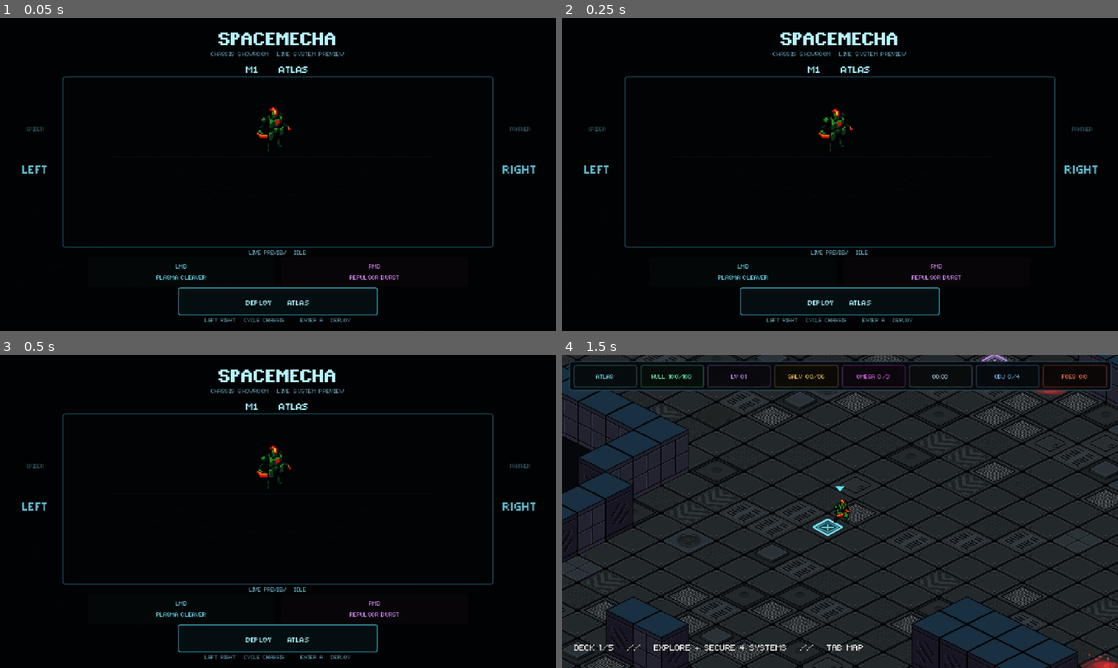
Above: before the commit, frames 1-4 (two rows, left to right).
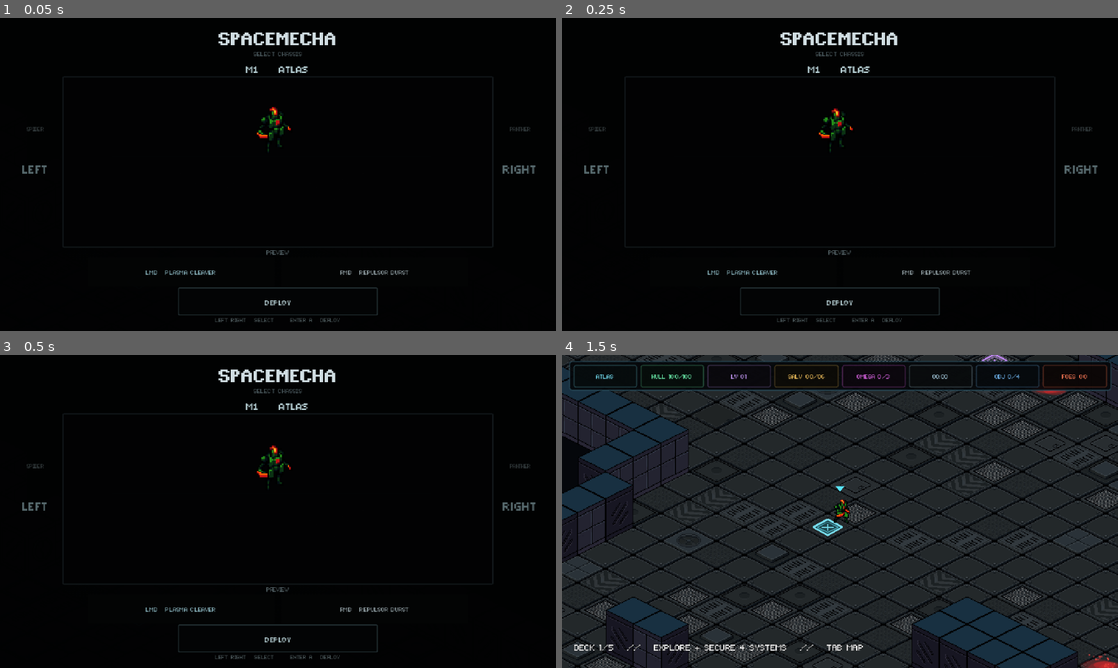
Above: after the commit, the same moments.

Repository: Tekknobot/spacehaul
Game: Godot game, scene res://Scenes/main.tscn
The game is run twice, just before and just after one commit, with the same random seed, the same clock (stepped at 60 frames per second) and the same inputs.
Inputs (mouse positions are in pixels of both pictures, inside the frame that each line leads up to):
- Up to frame 1 (0.05 s): no input
- Up to frame 2 (0.25 s): no input
- Up to frame 3 (0.5 s): no input
- Up to frame 4 (1.5 s): click "DEPLOY ATLAS" (after the commit: "DEPLOY") at 0.5 s; tap Enter at 1.25 s; move the mouse to (962, 495) at 1.27 s; hold D (move_right) from 1.28 s (still down); hold Shift (run) from 1.28 s (still down); click (962, 495) at 1.42 s

The runs differ from the first frame. In frame 1, 2.6% of the frame differs, in the area x 4-97%, y 4-98%; in frame 2, 2.6%; in frame 3, 2.6%; in frame 4, nothing differs.

Commit message:
Minimal menu UI redesign.

Diff:
--- a/Scripts/test_world.gd
+++ b/Scripts/test_world.gd
@@ -396,7 +396,7 @@
 	_mecha_select_overlay = ColorRect.new()
 	_mecha_select_overlay.name = "MechaShowroom"
 	_mecha_select_overlay.set_anchors_and_offsets_preset(Control.PRESET_FULL_RECT)
-	_mecha_select_overlay.color = Color(0.004, 0.008, 0.014, 0.985)
+	_mecha_select_overlay.color = Color(0.006, 0.008, 0.010, 0.99)
 	_mecha_select_overlay.mouse_filter = Control.MOUSE_FILTER_STOP
 	_mecha_select_overlay.process_mode = Node.PROCESS_MODE_ALWAYS
 	_mecha_select_overlay.z_index = 2000
@@ -420,22 +420,22 @@
 	title.horizontal_alignment = HORIZONTAL_ALIGNMENT_CENTER
 	title.add_theme_font_override("font", load("res://Fonts/mago3.ttf") as Font)
 	title.add_theme_font_size_override("font_size", 32)
-	title.add_theme_color_override("font_color", Color(0.72, 0.96, 1.0, 1.0))
+	title.add_theme_color_override("font_color", Color(0.82, 0.87, 0.89, 1.0))
 	root_box.add_child(title)
 
 	var subtitle := Label.new()
-	subtitle.text = "CHASSIS SHOWROOM   LIVE SYSTEM PREVIEW"
+	subtitle.text = "SELECT CHASSIS"
 	subtitle.horizontal_alignment = HORIZONTAL_ALIGNMENT_CENTER
 	subtitle.add_theme_font_override("font", load("res://Fonts/mago1.ttf") as Font)
 	subtitle.add_theme_font_size_override("font_size", 11)
-	subtitle.add_theme_color_override("font_color", Color(0.38, 0.59, 0.66, 1.0))
+	subtitle.add_theme_color_override("font_color", Color(0.31, 0.37, 0.39, 1.0))
 	root_box.add_child(subtitle)
 
 	_mecha_select_name = Label.new()
 	_mecha_select_name.horizontal_alignment = HORIZONTAL_ALIGNMENT_CENTER
 	_mecha_select_name.add_theme_font_override("font", load("res://Fonts/mago2.ttf") as Font)
 	_mecha_select_name.add_theme_font_size_override("font_size", 24)
-	_mecha_select_name.add_theme_color_override("font_color", Color(0.65, 0.96, 1.0, 1.0))
+	_mecha_select_name.add_theme_color_override("font_color", Color(0.72, 0.82, 0.84, 1.0))
 	root_box.add_child(_mecha_select_name)
 
 	var nav_row := HBoxContainer.new()
@@ -453,7 +453,7 @@
 	_mecha_select_prev_label.horizontal_alignment = HORIZONTAL_ALIGNMENT_CENTER
 	_mecha_select_prev_label.add_theme_font_override("font", load("res://Fonts/mago1.ttf") as Font)
 	_mecha_select_prev_label.add_theme_font_size_override("font_size", 9)
-	_mecha_select_prev_label.add_theme_color_override("font_color", Color(0.27, 0.45, 0.51, 0.78))
+	_mecha_select_prev_label.add_theme_color_override("font_color", Color(0.30, 0.35, 0.36, 0.74))
 	left_stack.add_child(_mecha_select_prev_label)
 
 	var left_button := _make_showroom_arrow_button("LEFT")
@@ -464,16 +464,16 @@
 	preview_panel.custom_minimum_size = Vector2(480.0, 146.0)
 	preview_panel.size_flags_horizontal = Control.SIZE_EXPAND_FILL
 	var preview_style := StyleBoxFlat.new()
-	preview_style.bg_color = Color(0.006, 0.014, 0.022, 0.96)
+	preview_style.bg_color = Color(0.007, 0.009, 0.011, 0.96)
 	preview_style.border_width_left = 1
 	preview_style.border_width_top = 1
 	preview_style.border_width_right = 1
 	preview_style.border_width_bottom = 1
-	preview_style.border_color = Color(0.12, 0.38, 0.46, 0.86)
-	preview_style.corner_radius_top_left = 3
-	preview_style.corner_radius_top_right = 3
-	preview_style.corner_radius_bottom_left = 3
-	preview_style.corner_radius_bottom_right = 3
+	preview_style.border_color = Color(0.15, 0.20, 0.22, 0.58)
+	preview_style.corner_radius_top_left = 1
+	preview_style.corner_radius_top_right = 1
+	preview_style.corner_radius_bottom_left = 1
+	preview_style.corner_radius_bottom_right = 1
 	preview_panel.add_theme_stylebox_override("panel", preview_style)
 	nav_row.add_child(preview_panel)
 
@@ -514,7 +514,7 @@
 	_mecha_select_next_label.horizontal_alignment = HORIZONTAL_ALIGNMENT_CENTER
 	_mecha_select_next_label.add_theme_font_override("font", load("res://Fonts/mago1.ttf") as Font)
 	_mecha_select_next_label.add_theme_font_size_override("font_size", 9)
-	_mecha_select_next_label.add_theme_color_override("font_color", Color(0.27, 0.45, 0.51, 0.78))
+	_mecha_select_next_label.add_theme_color_override("font_color", Color(0.30, 0.35, 0.36, 0.74))
 	right_stack.add_child(_mecha_select_next_label)
 
 	var right_button := _make_showroom_arrow_button("RIGHT")
@@ -525,15 +525,15 @@
 	_showroom_demo_label.horizontal_alignment = HORIZONTAL_ALIGNMENT_CENTER
 	_showroom_demo_label.add_theme_font_override("font", load("res://Fonts/mago1.ttf") as Font)
 	_showroom_demo_label.add_theme_font_size_override("font_size", 10)
-	_showroom_demo_label.add_theme_color_override("font_color", Color(0.50, 0.75, 0.82, 1.0))
+	_showroom_demo_label.add_theme_color_override("font_color", Color(0.36, 0.42, 0.44, 1.0))
 	root_box.add_child(_showroom_demo_label)
 
 	var ability_row := HBoxContainer.new()
 	ability_row.add_theme_constant_override("separation", 8)
 	ability_row.alignment = BoxContainer.ALIGNMENT_CENTER
 	root_box.add_child(ability_row)
-	_mecha_select_primary = _make_showroom_ability_cell(ability_row, Color(0.45, 0.92, 1.0, 1.0))
-	_mecha_select_secondary = _make_showroom_ability_cell(ability_row, Color(0.88, 0.58, 1.0, 1.0))
+	_mecha_select_primary = _make_showroom_ability_cell(ability_row, Color(0.58, 0.76, 0.80, 1.0))
+	_mecha_select_secondary = _make_showroom_ability_cell(ability_row, Color(0.62, 0.68, 0.70, 1.0))
 
 	_mecha_select_deploy = Button.new()
 	_mecha_select_deploy.custom_minimum_size = Vector2(230.0, 32.0)
@@ -541,24 +541,24 @@
 	_mecha_select_deploy.focus_mode = Control.FOCUS_NONE
 	_mecha_select_deploy.add_theme_font_override("font", load("res://Fonts/mago2.ttf") as Font)
 	_mecha_select_deploy.add_theme_font_size_override("font_size", 18)
-	_mecha_select_deploy.add_theme_color_override("font_color", Color(0.68, 0.98, 1.0, 1.0))
-	_mecha_select_deploy.add_theme_color_override("font_hover_color", Color(0.90, 1.0, 1.0, 1.0))
+	_mecha_select_deploy.add_theme_color_override("font_color", Color(0.72, 0.82, 0.84, 1.0))
+	_mecha_select_deploy.add_theme_color_override("font_hover_color", Color(0.88, 0.94, 0.95, 1.0))
 	_mecha_select_deploy.add_theme_stylebox_override("focus", StyleBoxEmpty.new())
 	var deploy_style := StyleBoxFlat.new()
-	deploy_style.bg_color = Color(0.018, 0.055, 0.067, 0.98)
+	deploy_style.bg_color = Color(0.014, 0.018, 0.020, 0.94)
 	deploy_style.border_width_left = 1
 	deploy_style.border_width_top = 1
 	deploy_style.border_width_right = 1
 	deploy_style.border_width_bottom = 1
-	deploy_style.border_color = Color(0.25, 0.74, 0.82, 0.94)
-	deploy_style.corner_radius_top_left = 2
-	deploy_style.corner_radius_top_right = 2
-	deploy_style.corner_radius_bottom_left = 2
-	deploy_style.corner_radius_bottom_right = 2
+	deploy_style.border_color = Color(0.22, 0.30, 0.32, 0.72)
+	deploy_style.corner_radius_top_left = 1
+	deploy_style.corner_radius_top_right = 1
+	deploy_style.corner_radius_bottom_left = 1
+	deploy_style.corner_radius_bottom_right = 1
 	_mecha_select_deploy.add_theme_stylebox_override("normal", deploy_style)
 	var deploy_hover := deploy_style.duplicate() as StyleBoxFlat
-	deploy_hover.bg_color = Color(0.03, 0.10, 0.12, 1.0)
-	deploy_hover.border_color = Color(0.48, 0.95, 1.0, 1.0)
+	deploy_hover.bg_color = Color(0.024, 0.030, 0.032, 1.0)
+	deploy_hover.border_color = Color(0.42, 0.56, 0.58, 0.90)
 	_mecha_select_deploy.add_theme_stylebox_override("hover", deploy_hover)
 	_mecha_select_deploy.add_theme_stylebox_override("pressed", deploy_style)
 	_mecha_select_deploy.pressed.connect(_start_selected_run)
@@ -568,7 +568,7 @@
 	_mecha_select_status.horizontal_alignment = HORIZONTAL_ALIGNMENT_CENTER
 	_mecha_select_status.add_theme_font_override("font", load("res://Fonts/mago1.ttf") as Font)
 	_mecha_select_status.add_theme_font_size_override("font_size", 10)
-	_mecha_select_status.add_theme_color_override("font_color", Color(0.38, 0.58, 0.64, 1.0))
+	_mecha_select_status.add_theme_color_override("font_color", Color(0.30, 0.35, 0.36, 1.0))
 	root_box.add_child(_mecha_select_status)
 
 	_select_mecha(_selected_mecha_id)
@@ -581,8 +581,8 @@
 	button.focus_mode = Control.FOCUS_NONE
 	button.add_theme_font_override("font", load("res://Fonts/mago2.ttf") as Font)
 	button.add_theme_font_size_override("font_size", 30)
-	button.add_theme_color_override("font_color", Color(0.42, 0.78, 0.86, 0.92))
-	button.add_theme_color_override("font_hover_color", Color(0.82, 1.0, 1.0, 1.0))
+	button.add_theme_color_override("font_color", Color(0.38, 0.46, 0.48, 0.90))
+	button.add_theme_color_override("font_hover_color", Color(0.72, 0.82, 0.84, 1.0))
 	button.add_theme_stylebox_override("normal", StyleBoxEmpty.new())
 	button.add_theme_stylebox_override("hover", StyleBoxEmpty.new())
 	button.add_theme_stylebox_override("pressed", StyleBoxEmpty.new())
@@ -592,10 +592,13 @@
 func _make_showroom_ability_cell(row: HBoxContainer, color: Color) -> Label:
 	var panel := PanelContainer.new()
 	panel.custom_minimum_size = Vector2(215.0, 34.0)
+
 	var style := StyleBoxFlat.new()
-	style.bg_color = Color(color.r * 0.035, color.g * 0.035, color.b * 0.035, 0.88)
+	style.bg_color = Color(0.014, 0.017, 0.019, 0.76)
+
 	panel.add_theme_stylebox_override("panel", style)
 	row.add_child(panel)
+
 	var label := Label.new()
 	label.horizontal_alignment = HORIZONTAL_ALIGNMENT_CENTER
 	label.vertical_alignment = VERTICAL_ALIGNMENT_CENTER
@@ -603,6 +606,7 @@
 	label.add_theme_font_size_override("font_size", 11)
 	label.add_theme_color_override("font_color", color)
 	panel.add_child(label)
+
 	return label
 
 func _build_showroom_backdrop() -> void:
@@ -617,7 +621,7 @@
 	for y in range(3):
 		var grid_line_a := Line2D.new()
 		grid_line_a.width = 1.0
-		grid_line_a.default_color = Color(0.10, 0.28, 0.32, 0.26)
+		grid_line_a.default_color = Color(0.14, 0.18, 0.19, 0.13)
 		grid_line_a.antialiased = false
 		grid_line_a.add_point(Vector2(72.0, 92.0 + float(y) * 10.0))
 		grid_line_a.add_point(Vector2(240.0, 142.0 + float(y) * 10.0))
@@ -626,7 +630,7 @@
 	for x in range(-3, 4):
 		var grid_line_b := Line2D.new()
 		grid_line_b.width = 1.0
-		grid_line_b.default_color = Color(0.08, 0.23, 0.28, 0.22)
+		grid_line_b.default_color = Color(0.12, 0.16, 0.17, 0.10)
 		grid_line_b.antialiased = false
 		var base_x := 240.0 + float(x) * 44.0
 		grid_line_b.add_point(Vector2(base_x - 74.0, 142.0))
@@ -635,7 +639,7 @@
 		backdrop.add_child(grid_line_b)
 	var horizon := Line2D.new()
 	horizon.width = 1.0
-	horizon.default_color = Color(0.20, 0.58, 0.65, 0.25)
+	horizon.default_color = Color(0.18, 0.24, 0.25, 0.15)
 	horizon.add_point(Vector2(56.0, 92.0))
 	horizon.add_point(Vector2(424.0, 92.0))
 	backdrop.add_child(horizon)
@@ -647,10 +651,10 @@
 	var display_name := String(MechaController.MECHA_DISPLAY_NAMES.get(mecha_id, mecha_id))
 	var abilities: Dictionary = MechaController.ABILITY_NAMES.get(mecha_id, {})
 	_mecha_select_name.text = "%s   %s" % [mecha_id, display_name]
-	_mecha_select_primary.text = "LMB\n%s" % String(abilities.get("primary", "PRIMARY"))
-	_mecha_select_secondary.text = "RMB\n%s" % String(abilities.get("secondary", "SECONDARY"))
+	_mecha_select_primary.text = "LMB   %s" % String(abilities.get("primary", "PRIMARY"))
+	_mecha_select_secondary.text = "RMB   %s" % String(abilities.get("secondary", "SECONDARY"))
 	if _mecha_select_deploy != null:
-		_mecha_select_deploy.text = "DEPLOY   %s" % display_name
+		_mecha_select_deploy.text = "DEPLOY"
 
 	var index := MechaManager.MECHA_IDS.find(mecha_id)
 	var count := MechaManager.MECHA_IDS.size()
@@ -698,7 +702,7 @@
 	_showroom_demo_state = 0
 	_showroom_demo_timer = 0.85
 	if _showroom_demo_label != null:
-		_showroom_demo_label.text = "LIVE PREVIEW   IDLE"
+		_showroom_demo_label.text = "PREVIEW"
 
 func _clear_showroom_fx() -> void:
 	if _showroom_fx_root == null:
@@ -741,7 +745,7 @@
 	# isolated SubViewport before the deferred ability sequence begins.
 	effect.root = _showroom_fx_root
 	if _showroom_demo_label != null:
-		var ability_name := _mecha_select_secondary.text.replace("RMB\n", "") if alternate else _mecha_select_primary.text.replace("LMB\n", "")
+		var ability_name := _mecha_select_secondary.text.replace("RMB   ", "") if alternate else _mecha_select_primary.text.replace("LMB   ", "")
 		_showroom_demo_label.text = "%s   %s" % ["RMB" if alternate else "LMB", ability_name]
 
 func _update_mecha_showroom(delta: float) -> void:
@@ -766,7 +770,7 @@
 			_showroom_demo_state = 2
 			_showroom_demo_timer = 0.72
 			if _showroom_demo_label != null:
-				_showroom_demo_label.text = "LIVE PREVIEW   IDLE"
+				_showroom_demo_label.text = "PREVIEW"
 		2:
 			_trigger_showroom_ability(true)
 			_showroom_demo_state = 3
@@ -776,7 +780,7 @@
 			_showroom_demo_state = 0
 			_showroom_demo_timer = 1.05
 			if _showroom_demo_label != null:
-				_showroom_demo_label.text = "LIVE PREVIEW   IDLE"
+				_showroom_demo_label.text = "PREVIEW"
 
 func _show_mecha_select(status_text: String = "SELECT A CHASSIS") -> void:
 	_menu_open = true
@@ -793,12 +797,12 @@
 	_set_standard_hud_visible(false)
 	if _mecha_select_status != null:
 		if video_capture_mode:
-			_mecha_select_status.text = "VIDEO CAPTURE  %02d:%02d   //   LEFT RIGHT CYCLE   ENTER A DEPLOY" % [
+			_mecha_select_status.text = "VIDEO CAPTURE  %02d:%02d      LEFT RIGHT SELECT      ENTER A DEPLOY" % [
 				int(video_capture_start_minutes),
 				int(round(fmod(video_capture_start_minutes, 1.0) * 60.0))
 			]
 		else:
-			_mecha_select_status.text = "LEFT RIGHT   CYCLE CHASSIS      ENTER A   DEPLOY"
+			_mecha_select_status.text = "LEFT RIGHT   SELECT      ENTER A   DEPLOY"
 	if _mecha_select_overlay != null:
 		_mecha_select_overlay.show()
 		_showroom_active = true
@@ -1887,7 +1891,7 @@
 	_run_summary_menu_button.add_theme_font_override("font", load("res://Fonts/mago2.ttf") as Font)
 	_run_summary_menu_button.add_theme_font_size_override("font_size", 20)
 	_run_summary_menu_button.add_theme_color_override("font_color", Color(0.68, 0.96, 1.0, 1.0))
-	_run_summary_menu_button.add_theme_color_override("font_hover_color", Color(0.82, 1.0, 1.0, 1.0))
+	_run_summary_menu_button.add_theme_color_override("font_hover_color", Color(0.72, 0.82, 0.84, 1.0))
 	_run_summary_menu_button.add_theme_color_override("font_pressed_color", Color(0.52, 0.82, 0.88, 1.0))
 
 	var button_normal := StyleBoxFlat.new()
